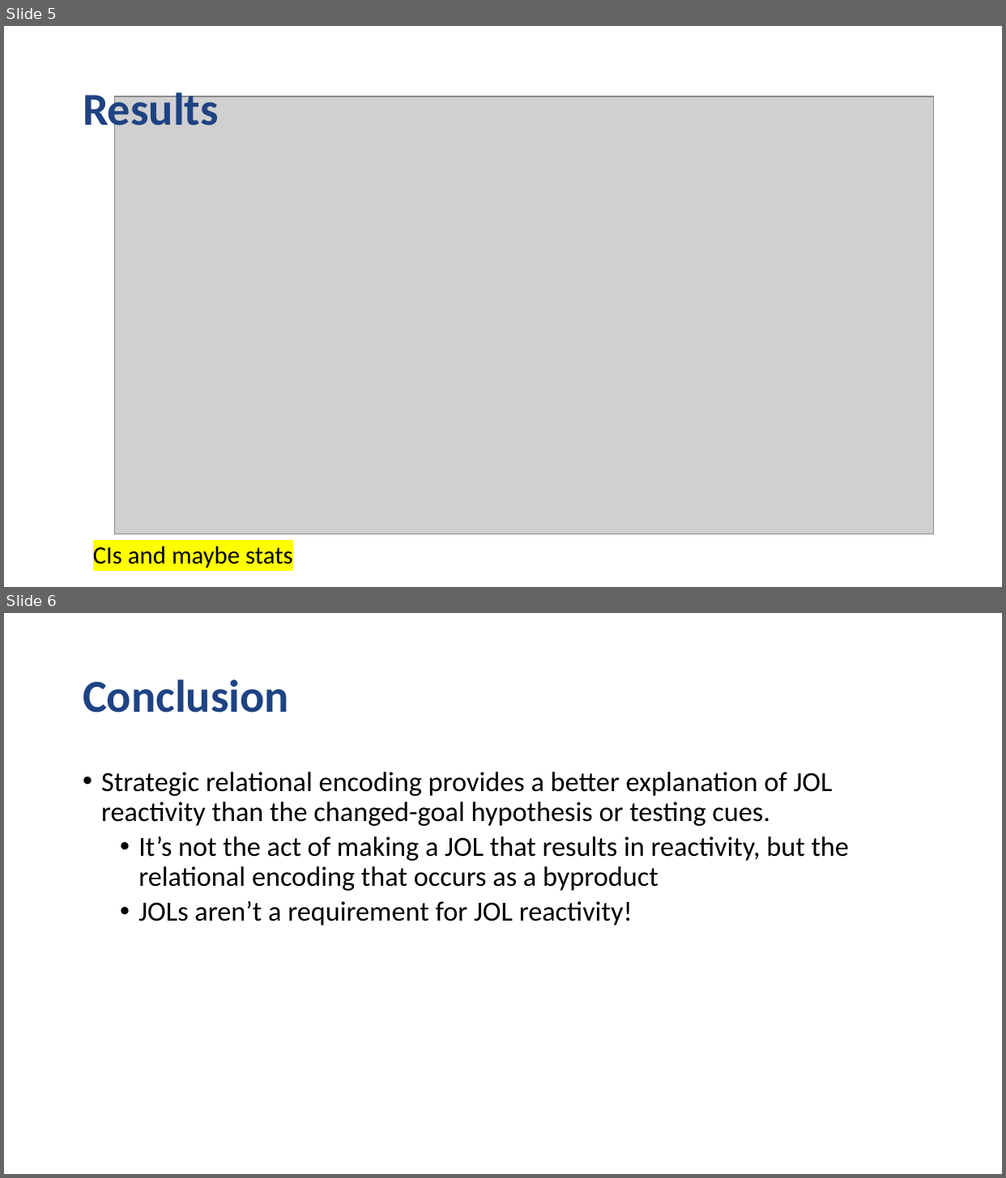
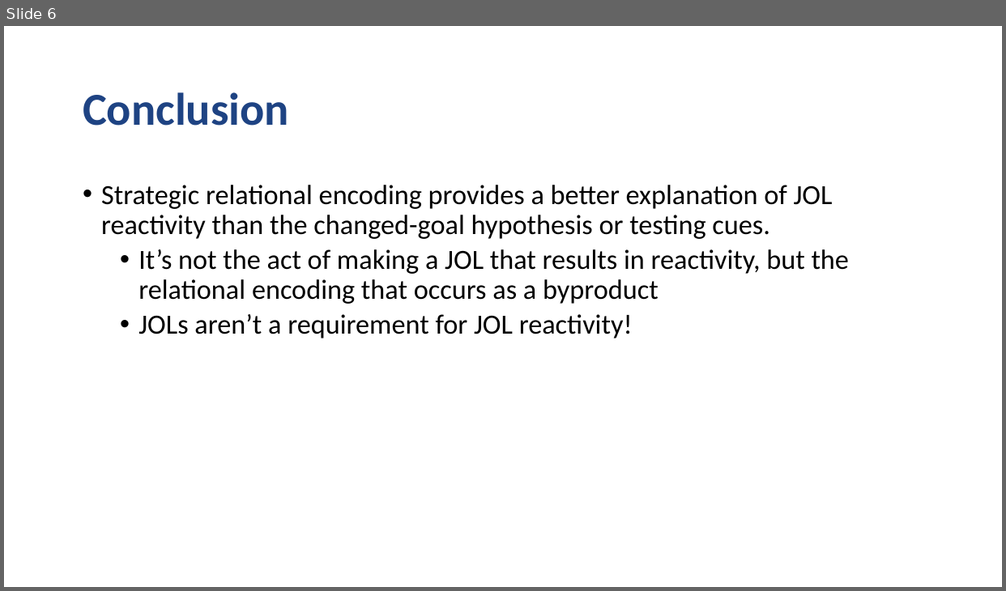
Before and after one commit to npm27/JOL-Reactivity-1, a slide deck: 6 Presentations/JOL Reactivity.pptx. Shown one above the other, each under a label of ours: slides 5 and 6 before the commit, slide 6 after it. The pictures are 1006x1178 and 1006x591 pixels, drawn with LibreOffice and Linux fonts; fonts in the diff are those of the drawing; grey boxes stand for pictures. Boxes give left, top, right and bottom in pixels: in the first picture for what was removed or moved away, otherwise in the second. Text is boxed around its words. In the diff, an @@ line names an element or a change of style, - is before the commit and + after.

```diff
--- a/6 Presentations/JOL Reactivity.pptx
+++ b/6 Presentations/JOL Reactivity.pptx
@@ slide 5 removed at bbox=[4, 26, 1002, 587], background #FFFFFF @@
@@ title removed at bbox=[83, 86, 219, 135] @@
-Results
@@ picture removed at bbox=[115, 96, 934, 535] @@
@@ text removed at bbox=[93, 546, 292, 568] @@
-CIs and maybe stats
```
Also in this commit, not shown: 3 slides changed, 2 slides added, 2 other slides removed.
